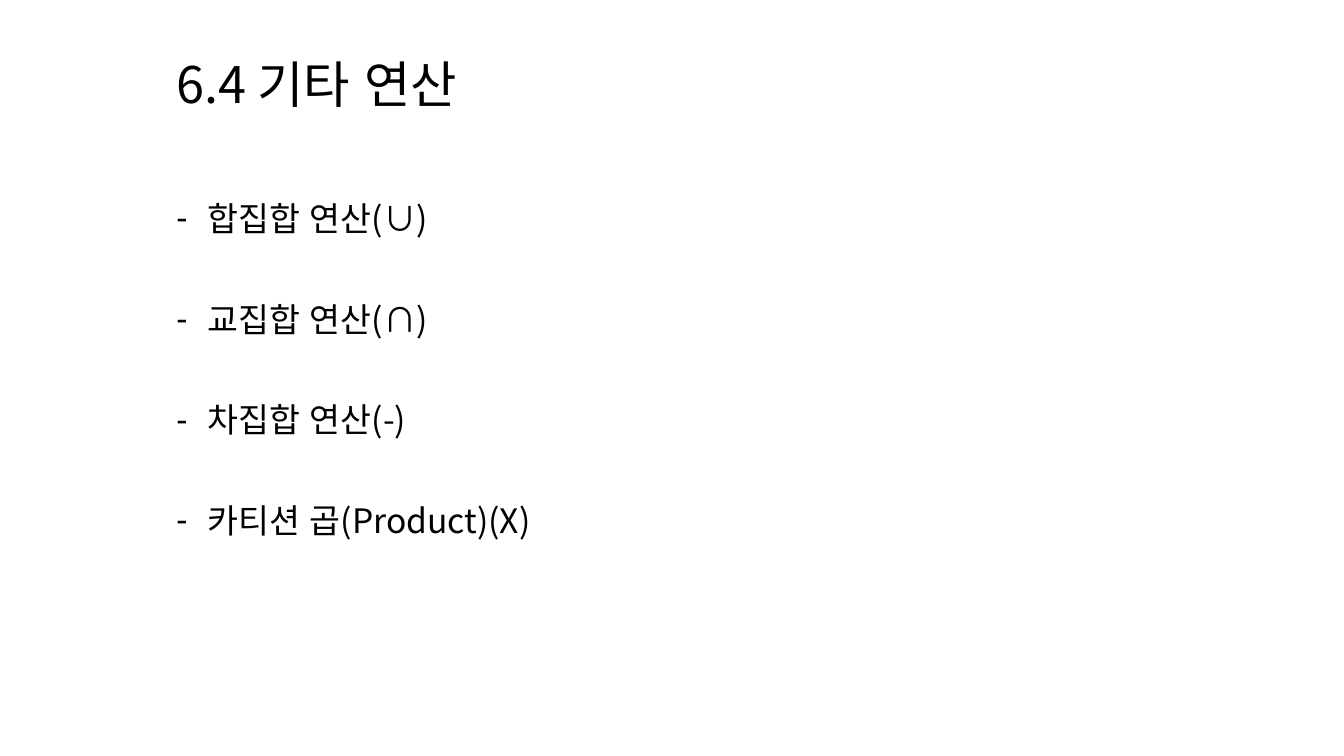
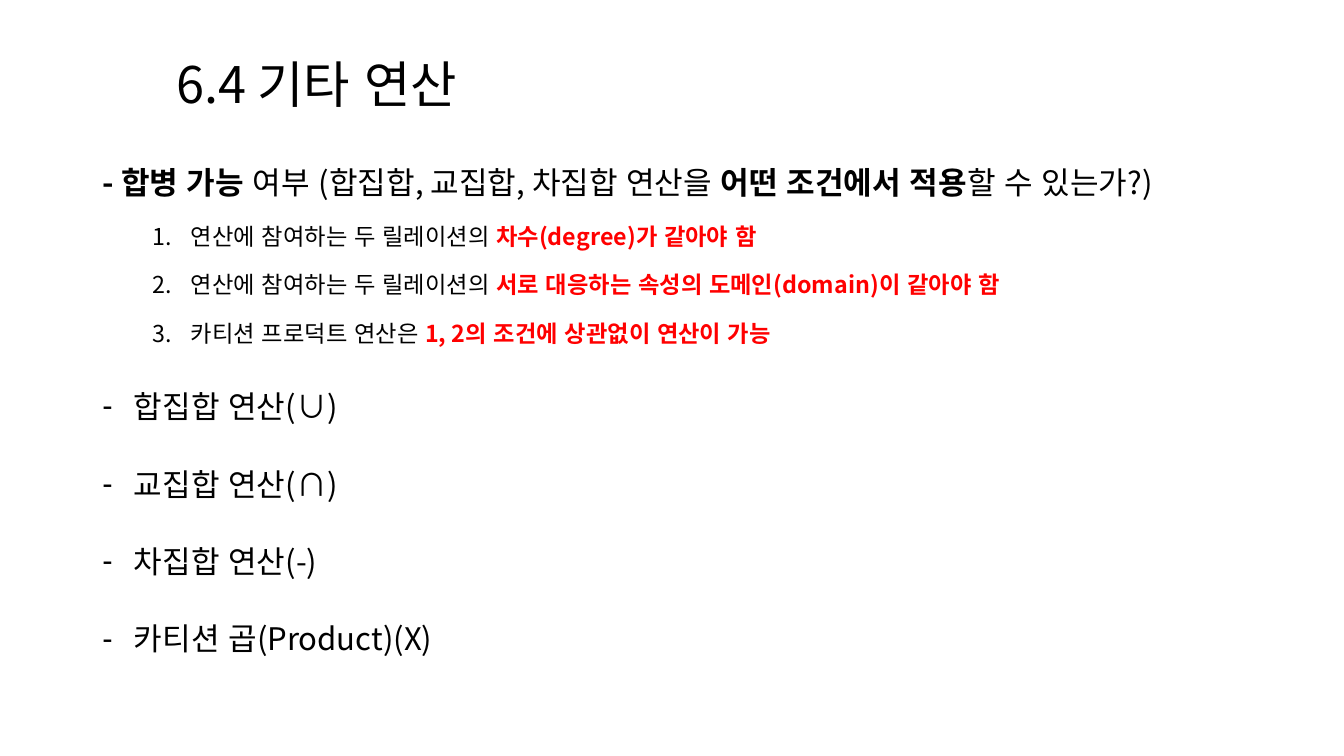
Before and after one commit to lhs501/mirim, a slide deck: slide 20 of chapter 6.pptx (slide 17 before the commit). Drawn at 1344x756 pixels with LibreOffice and Linux fonts; fonts in the diff are those of the drawing. Boxes give left, top, right and bottom in pixels: in the first picture for what was removed or moved away, otherwise in the second. Text is boxed around its words. In the diff, an @@ line names an element or a change of style, - is before the commit and + after.

```diff
--- a/chapter 6.pptx
+++ b/chapter 6.pptx
@@ text added at (121,167,1153,656), 16.6 pt, text #000000 @@
+- 합병 가능 여부 (합집합, 교집합, 차집합 연산을 어떤 조건에서 적용할 수 있는가?)
+  1. 연산에 참여하는 두 릴레이션의 차수(degree)가 같아야 함
+  2. 연산에 참여하는 두 릴레이션의 서로 대응하는 속성의 도메인(domain)이 같아야 함
+  3. 카티션 프로덕트 연산은 1, 2의 조건에 상관없이 연산이 가능
+– 합집합 연산(∪)
+– 교집합 연산(∩)
+– 차집합 연산(-)
+– 카티션 곱(Product)(Χ)
@@ text removed at (208,203,531,540) @@
-– 합집합 연산(∪)
-– 교집합 연산(∩)
-– 차집합 연산(-)
-– 카티션 곱(Product)(Χ)
```
Also in this commit, not shown: 1 other slide changed, 3 slides added.
